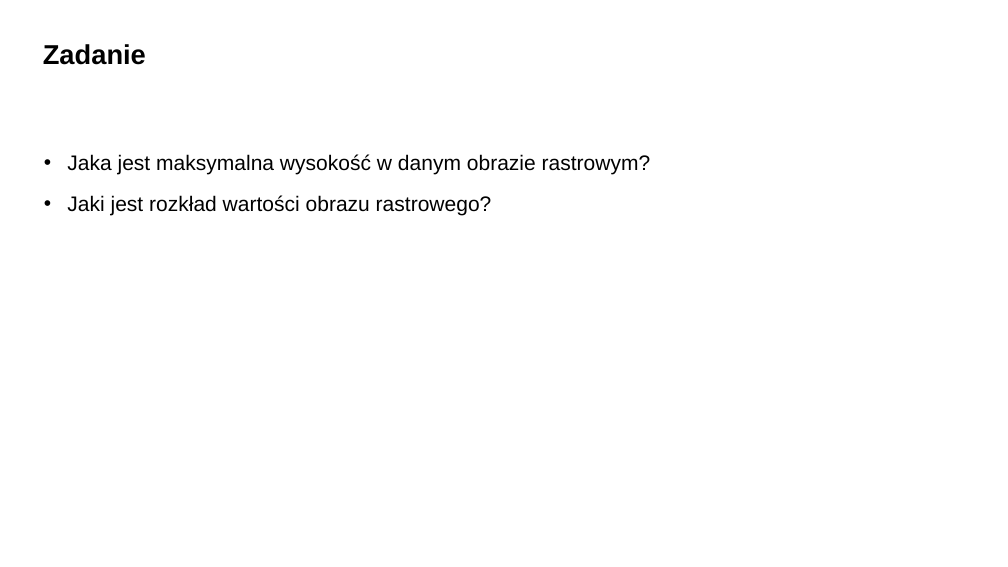
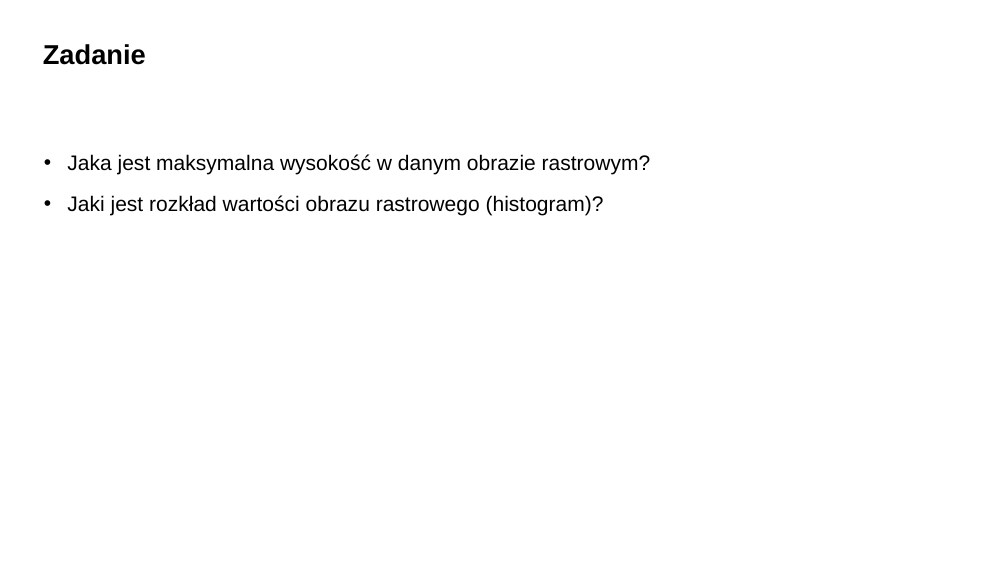
Before and after one commit to dabrowskia/ADP2020, a slide deck: slide 16 of presentations/Analiza danych przestrzennych 01.pptx. Drawn at 1008x567 pixels with LibreOffice and Linux fonts; fonts in the diff are those of the drawing; background and template pictures are left out. Boxes give left, top, right and bottom in pixels: in the first picture for what was removed or moved away, otherwise in the second. Text is boxed around its words. In the diff, an @@ line names an element or a change of style, - is before the commit and + after.

```diff
--- a/presentations/Analiza danych przestrzennych 01.pptx
+++ b/presentations/Analiza danych przestrzennych 01.pptx
@@ text at box(67, 195, 604, 215): text changed @@
-• Jaki jest rozkład wartości obrazu rastrowego?
+• Jaki jest rozkład wartości obrazu rastrowego (histogram)?
```
Also in this commit, not shown: 1 other slide changed, 1 other file.
